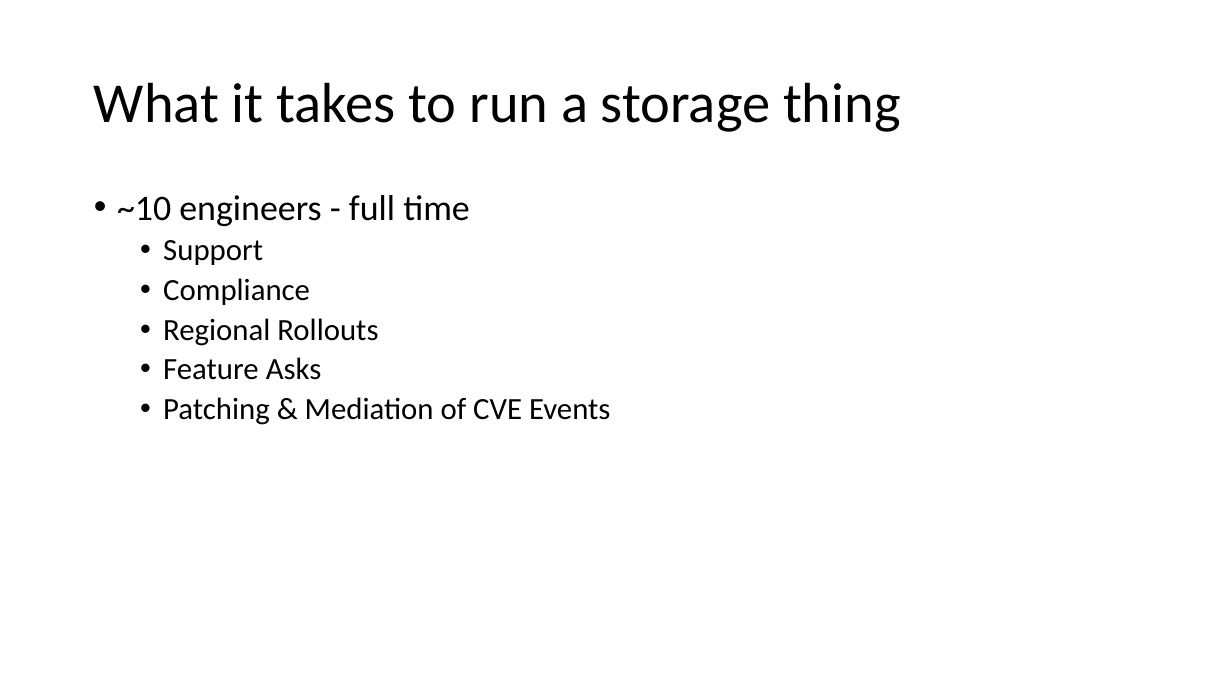
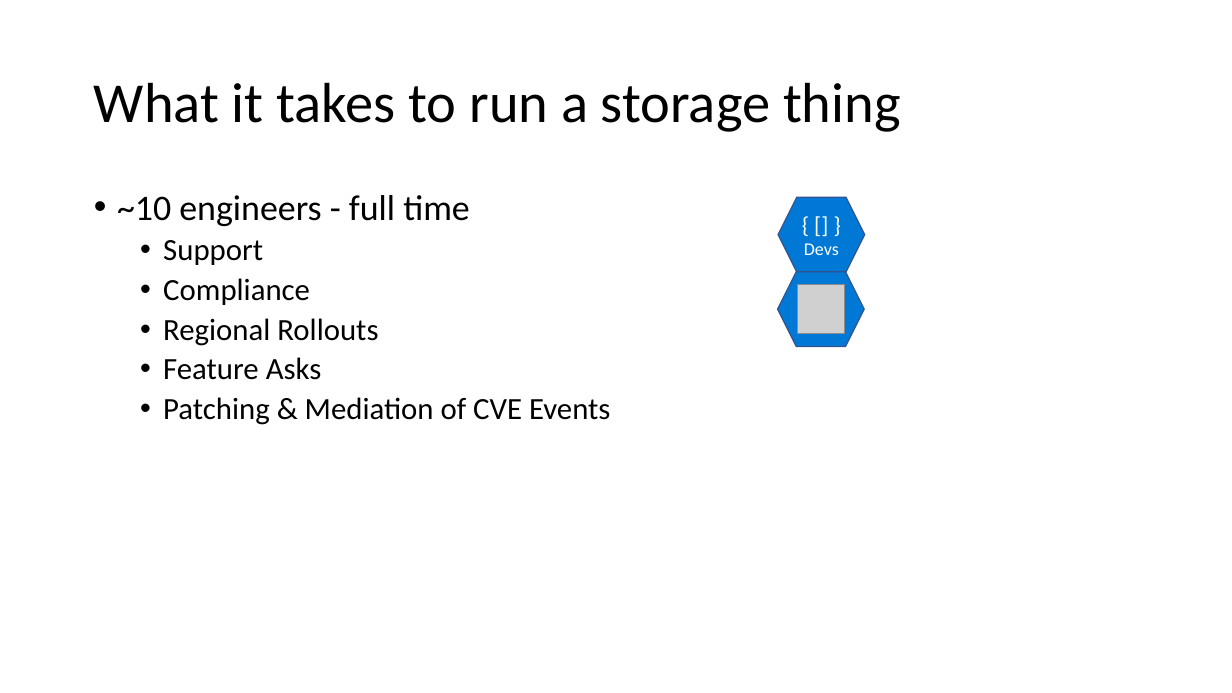
Before and after one commit to SteveLasker/Presentations, a slide deck: slide 4 of ACR/OCIArtifactRegistries.pptm. Drawn at 1232x693 pixels with LibreOffice and Linux fonts; fonts in the diff are those of the drawing; grey boxes stand for pictures. Boxes give left, top, right and bottom in pixels: in the first picture for what was removed or moved away, otherwise in the second. Text is boxed around its words. In the diff, an @@ line names an element or a change of style, - is before the commit and + after.

```diff
--- a/ACR/OCIArtifactRegistries.pptm
+++ b/ACR/OCIArtifactRegistries.pptm
@@ hexagon added at [778, 198, 865, 273], fill #0079D6, outline #325491 1 pt, 18 pt, text #FFFFFF @@
+{ [] }
+Devs
@@ hexagon added at [778, 272, 865, 347], fill #0079D6, outline #325491 1 pt @@
@@ picture added at [798, 285, 845, 335] @@
```
Also in this commit, not shown: 11 other slides changed, 12 slides added, 4 slides removed.
